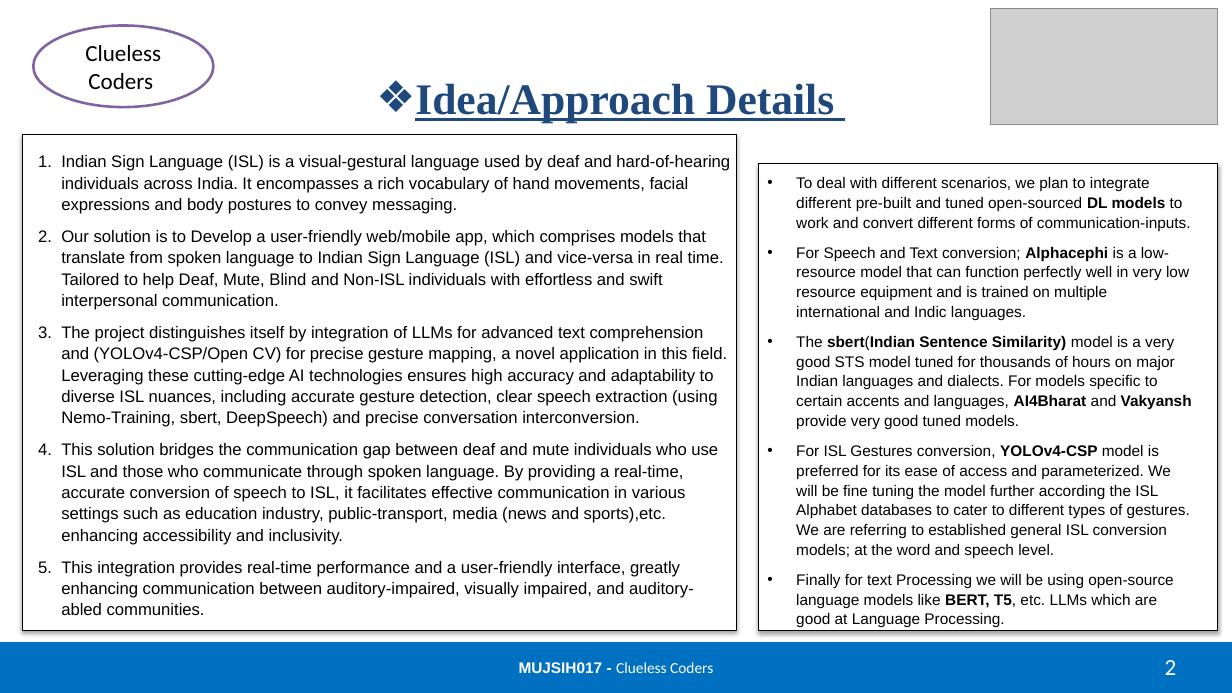
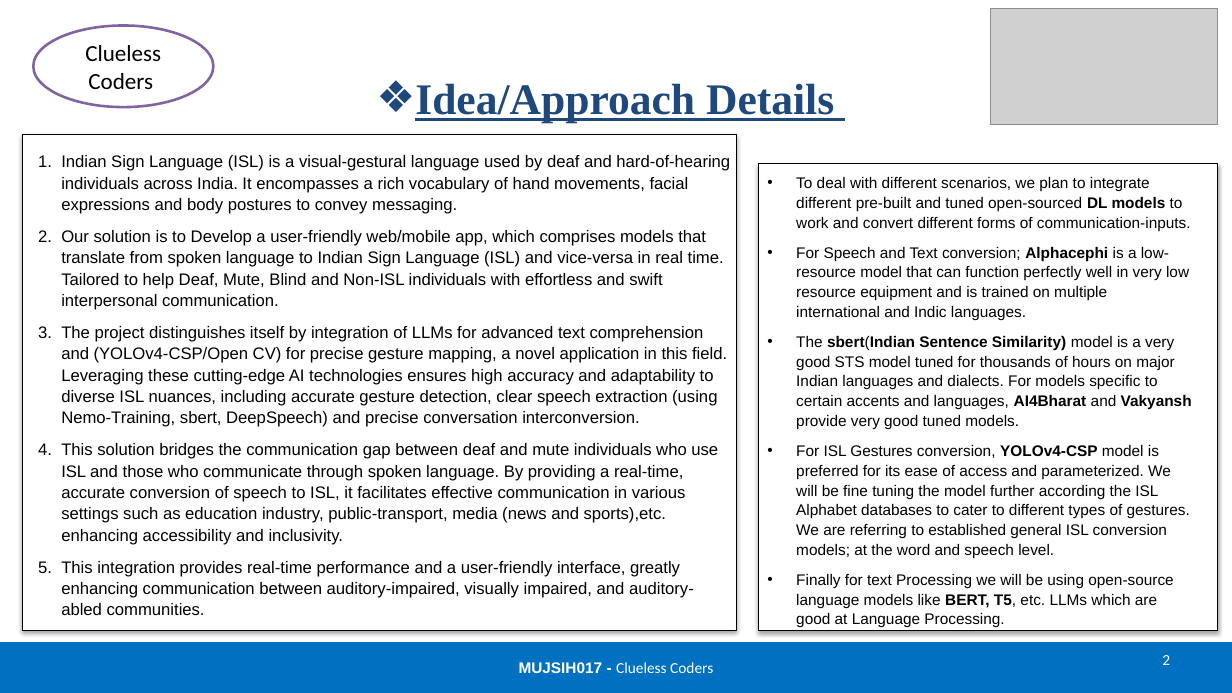
Before and after one commit to Kroszborg/MUJSIH017_Clueless-Coders, a slide deck: slide 2 of Content/MUJSIH017_CluelessCoders.pptx. Drawn at 1232x693 pixels with LibreOffice and Linux fonts; fonts in the diff are those of the drawing; grey boxes stand for pictures. Boxes give left, top, right and bottom in pixels: in the first picture for what was removed or moved away, otherwise in the second. Text is boxed around its words. In the diff, an @@ line names an element or a change of style, - is before the commit and + after.

```diff
--- a/Content/MUJSIH017_CluelessCoders.pptx
+++ b/Content/MUJSIH017_CluelessCoders.pptx
@@ text "2" at <box>1162,655,1170,665</box>: size 18 to 12 pt; alignment centre to left @@
```
Also in this commit, not shown: 1 other slide changed, 5 other files.
